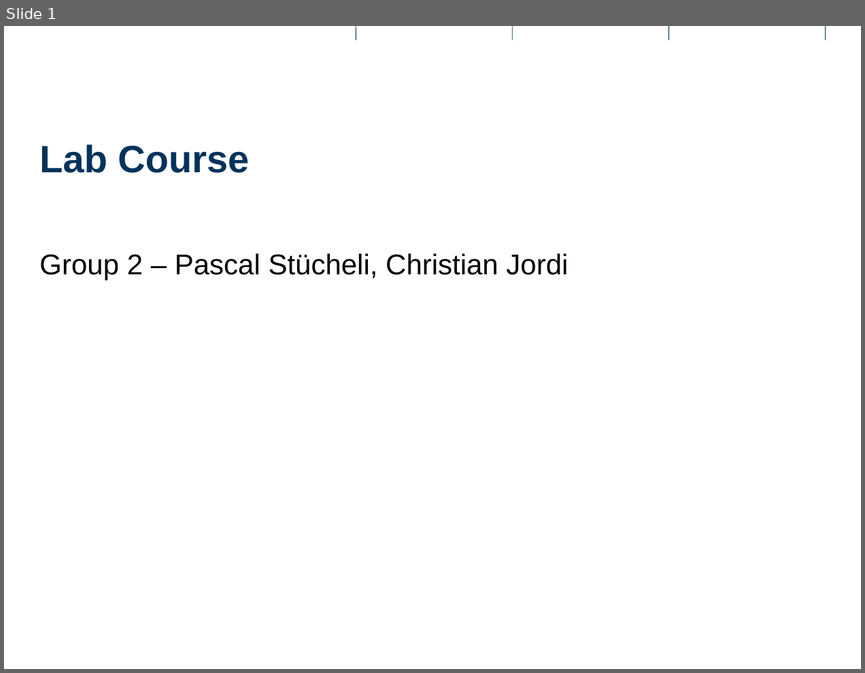
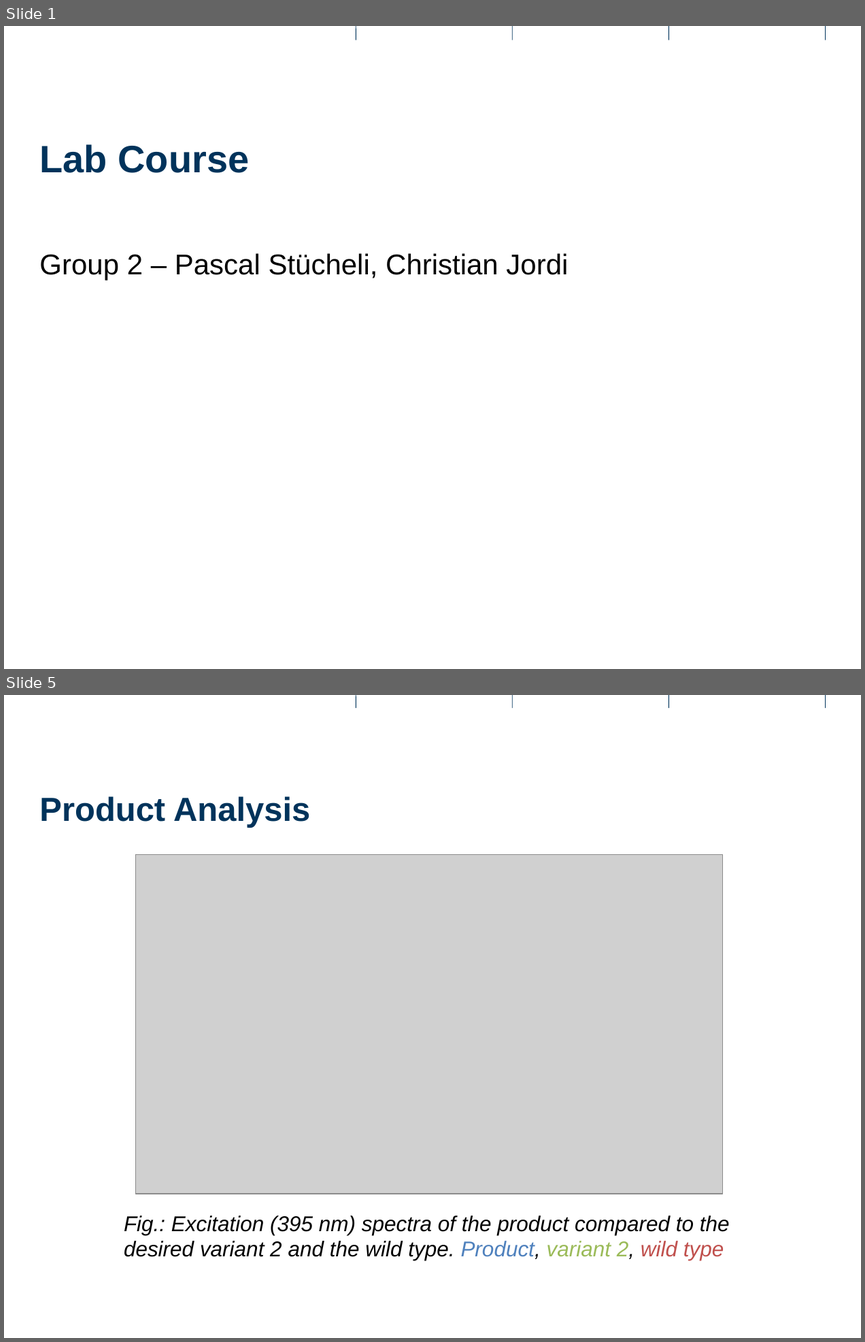
Before and after one commit to Pascal-Stucheli/Lab-Work, a slide deck: Presentation.pptx. Shown one above the other, each under a label of ours: slide 1 before the commit, slides 1 and 5 after it; the slides between them are not shown. The pictures are 865x673 and 865x1342 pixels, drawn with LibreOffice and Linux fonts; fonts in the diff are those of the drawing; grey boxes stand for pictures; background and template pictures are left out. Boxes give left, top, right and bottom in pixels: in the first picture for what was removed or moved away, otherwise in the second. Text is boxed around its words. In the diff, an @@ line names an element or a change of style, - is before the commit and + after.

```diff
--- a/Presentation.pptx
+++ b/Presentation.pptx
@@ slide 5 added at <box>4,695,861,1338</box>, background #FFFFFF @@
@@ line added from (356, 695) to (356, 708), #00335B 0.5 pt @@
@@ line added from (512, 695) to (512, 708), #00335B 0.5 pt @@
@@ line added from (669, 695) to (669, 708), #00335B 0.5 pt @@
@@ line added from (825, 695) to (825, 708), #00335B 0.5 pt @@
@@ title added at <box>39,796,310,828</box>, 28 pt, text #00335B, bold @@
+Product Analysis
@@ picture added at <box>136,854,723,1193</box> @@
@@ text added at <box>124,1215,730,1260</box>, 18 pt, text #000000, italic @@
+Fig.: Excitation (395 nm) spectra of the product compared to the desired variant 2 and the wild type. Product, variant 2, wild type
@@ line added from (209, 1322) to (209, 1338), #FFFFFF 0.5 pt @@
@@ line added from (669, 1322) to (669, 1338), #FFFFFF 0.5 pt @@
```
Also in this commit, not shown: 3 other slides added, 1 slide removed, 4 other files.
